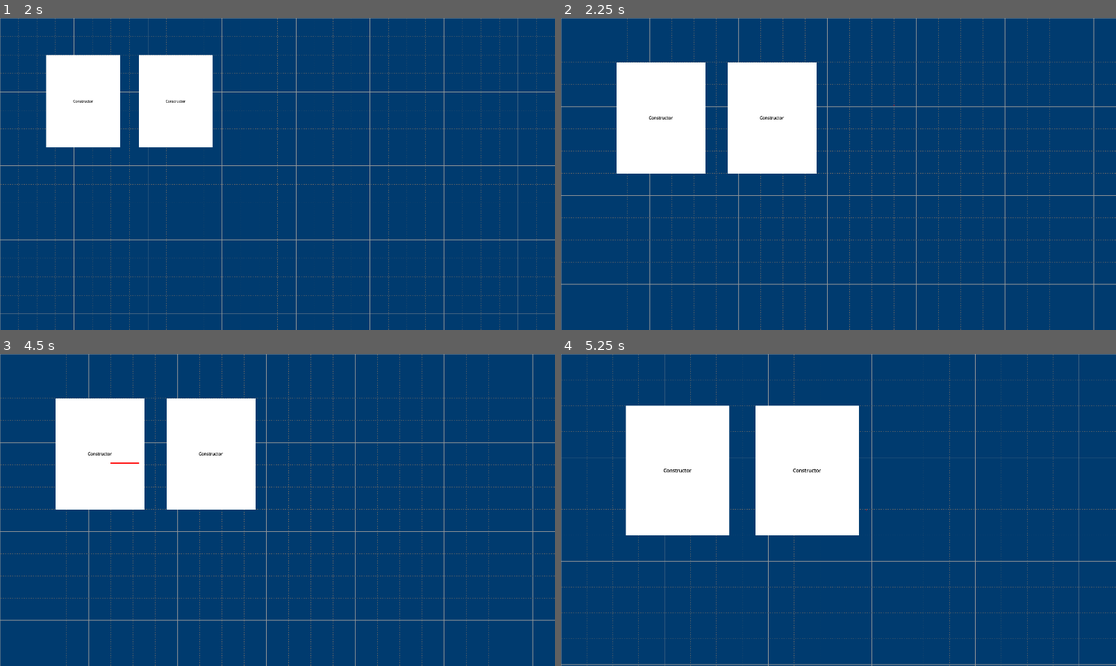
Above: before the commit, frames 1-4 (two rows, left to right).
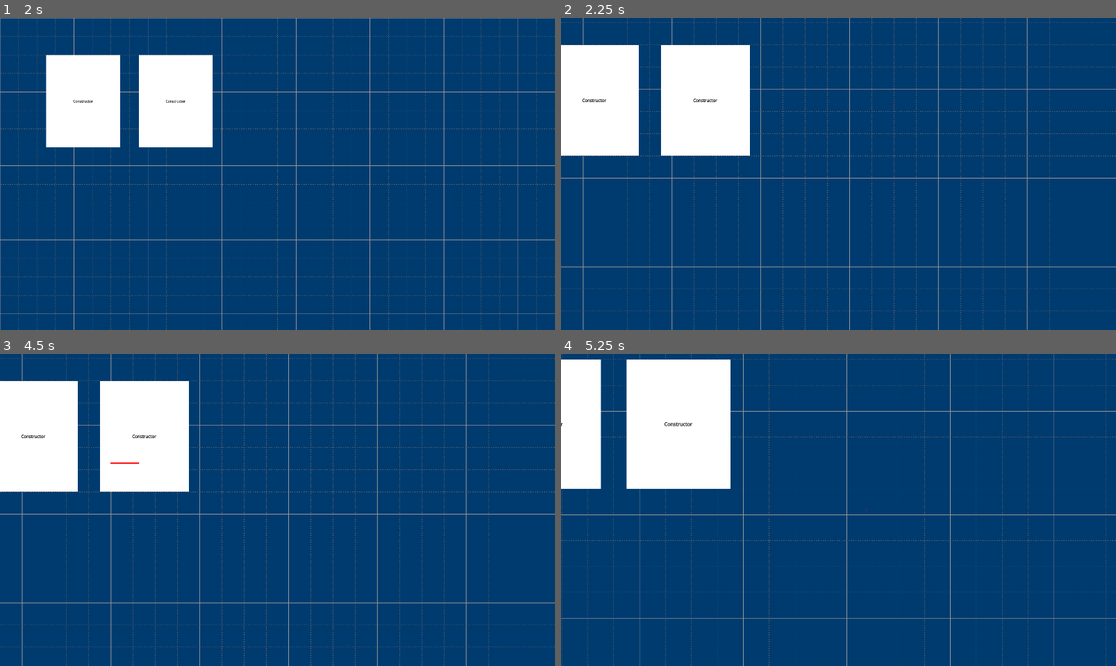
Above: after the commit, the same moments.

Repository: joshrehm/satisfactory-floor-planner
Game: Godot game, scene res://main_scene.tscn
The game is run twice, just before and just after one commit, with the same random seed, the same clock (stepped at 60 frames per second) and the same inputs.
Inputs (mouse positions are in pixels of both pictures, inside the frame that each line leads up to):
- Up to frame 1 (2 s): tap Enter at 0.5 s; drag from (83, 102) to (333, 105) at 0.52 s; drag from (177, 102) to (249, 236) at 1.27 s
- Up to frame 2 (2.25 s): tap Space at 2 s; move the mouse to (894, 105) at 2.02 s; hold Mouse wheel up (zoom_in) from 2.03 s (still down); click (894, 105) at 2.17 s
- Up to frame 3 (4.5 s): release Mouse wheel up (zoom_in) at 2.75 s; tap Enter at 2.75, 4.25 s; drag from (249, 572) to (210, 453) at 2.77 s; tap Space at 3.5 s; move the mouse to (444, 556) at 3.52 s; hold Right mouse button (camera_pan) 3.53-4.25 s; click (444, 556) at 3.67 s; drag from (111, 463) to (194, 432) at 4.27 s
- Up to frame 4 (5.25 s): move the mouse to (866, 510) at 5.02 s; hold Mouse wheel up (zoom_in) from 5.03 s (still down); click (866, 510) at 5.17 s

Frame 1 is identical in both runs. In frame 2, 18% of the frame differs, in the area x 0-100%, y 0-100%; in frame 3, 18%; in frame 4, 21%.

Commit message:
Fixed camera position when zooming

Diff:
--- a/Scenes/Camera/camera.gd
+++ b/Scenes/Camera/camera.gd
@@ -29,15 +29,14 @@
 func _apply_zoom(delta_zoom: float) -> void:
 	# We grab the current world mouse position so we can zoom towards or away
 	# from the mouse cursor
-	var start_mouse_position = get_global_mouse_position() * zoom.x
+	var start_mouse_position = get_global_mouse_position()
 
 	zoom += Vector2(delta_zoom, delta_zoom)
 	zoom = zoom.clampf(MIN_ZOOM, MAX_ZOOM)
 
 	# Move the camera towards the mouse cursor
-	var end_mouse_position = get_global_mouse_position() * zoom.x
-	position += end_mouse_position - start_mouse_position
-	print(start_mouse_position, " -> ", end_mouse_position)
+	# TODO: Should we emit panning?
+	position -= (get_global_mouse_position() - start_mouse_position)
 
 	if delta_zoom > 0:
 		zooming_in.emit(zoom.x * 100.0)
